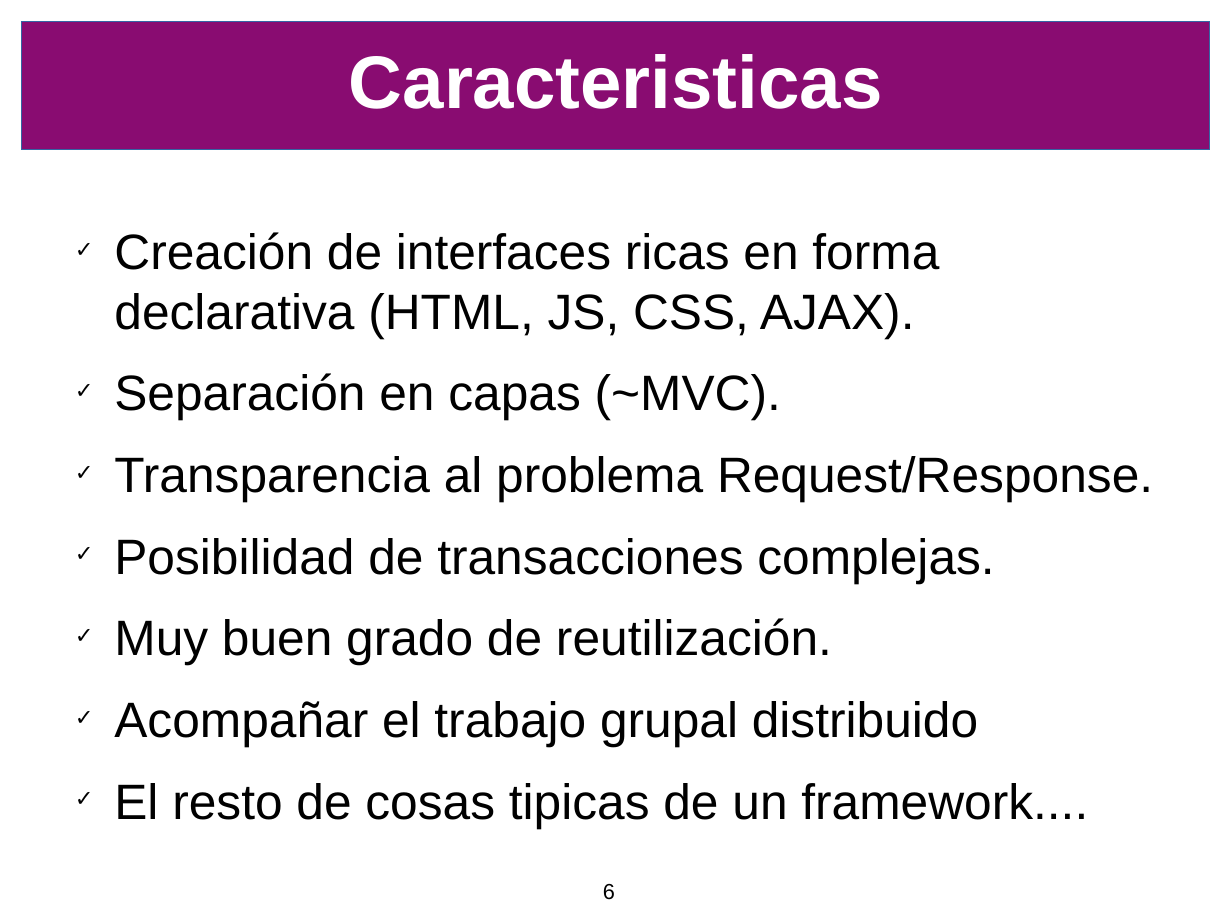
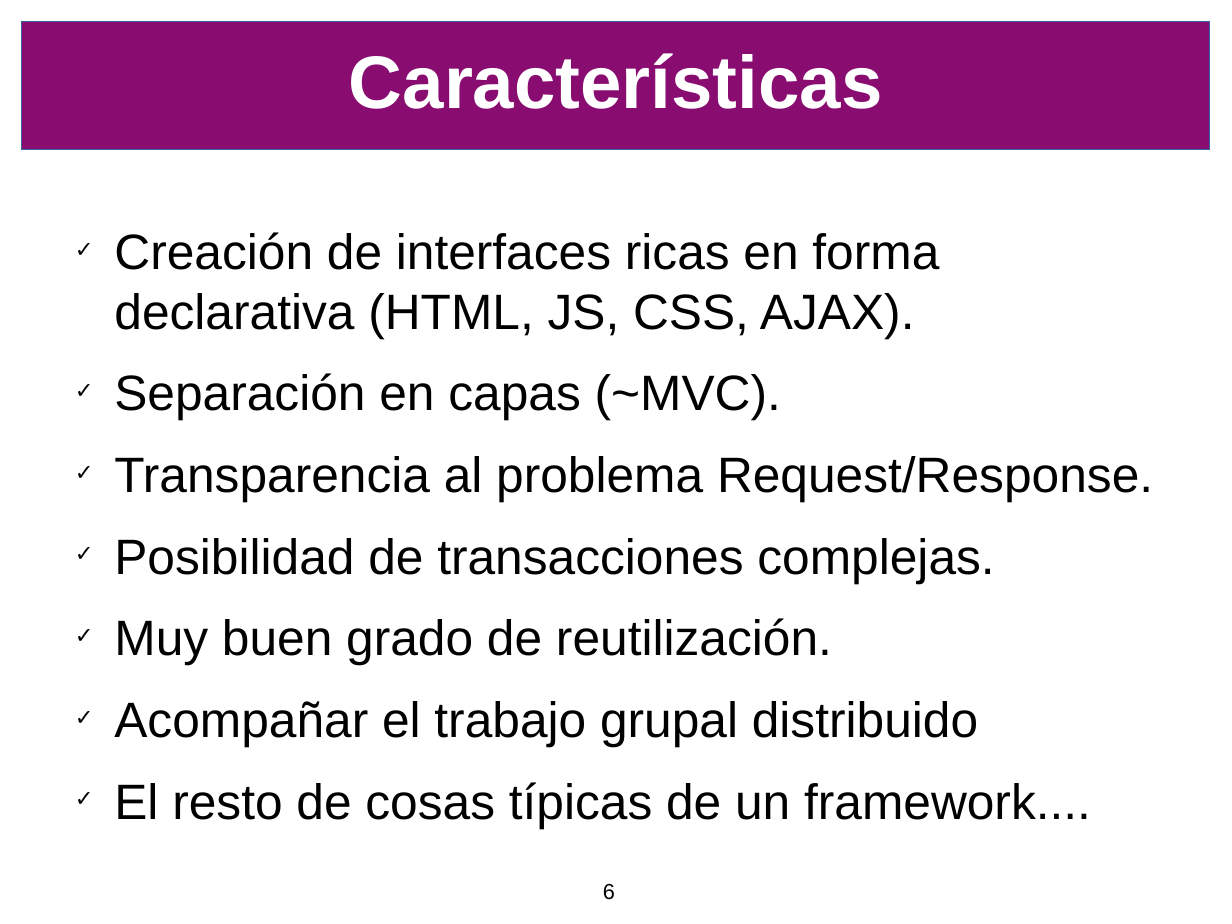
Before and after one commit to SIU-Toba/framework, a slide deck: slide 6 of doc/presentacion/CafeConf2006.odp. Drawn at 1232x924 pixels with LibreOffice and Linux fonts; fonts in the diff are those of the drawing; background and template pictures are left out. Boxes give left, top, right and bottom in pixels: in the first picture for what was removed or moved away, otherwise in the second. Text is boxed around its words. In the diff, an @@ line names an element or a change of style, - is before the commit and + after.

```diff
--- a/doc/presentacion/CafeConf2006.odp
+++ b/doc/presentacion/CafeConf2006.odp
@@ title at bbox=[349, 53, 883, 109]: text changed @@
-Caracteristicas
+Características
@@ text at bbox=[114, 782, 1091, 828]: text changed @@
-✓ El resto de cosas tipicas de un framework....
+✓ El resto de cosas típicas de un framework....
```
Also in this commit, not shown: 13 other slides changed, 4 slides added, 1 slide removed, 2 other files.
